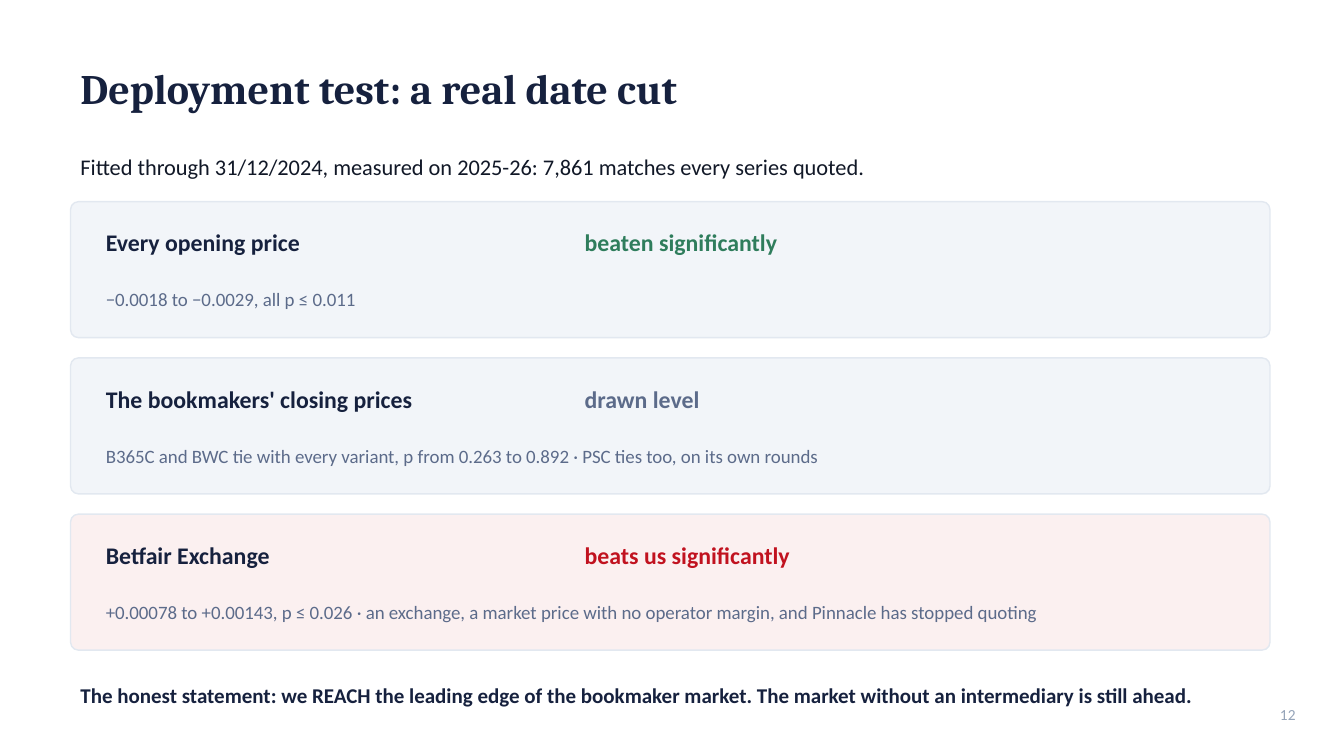
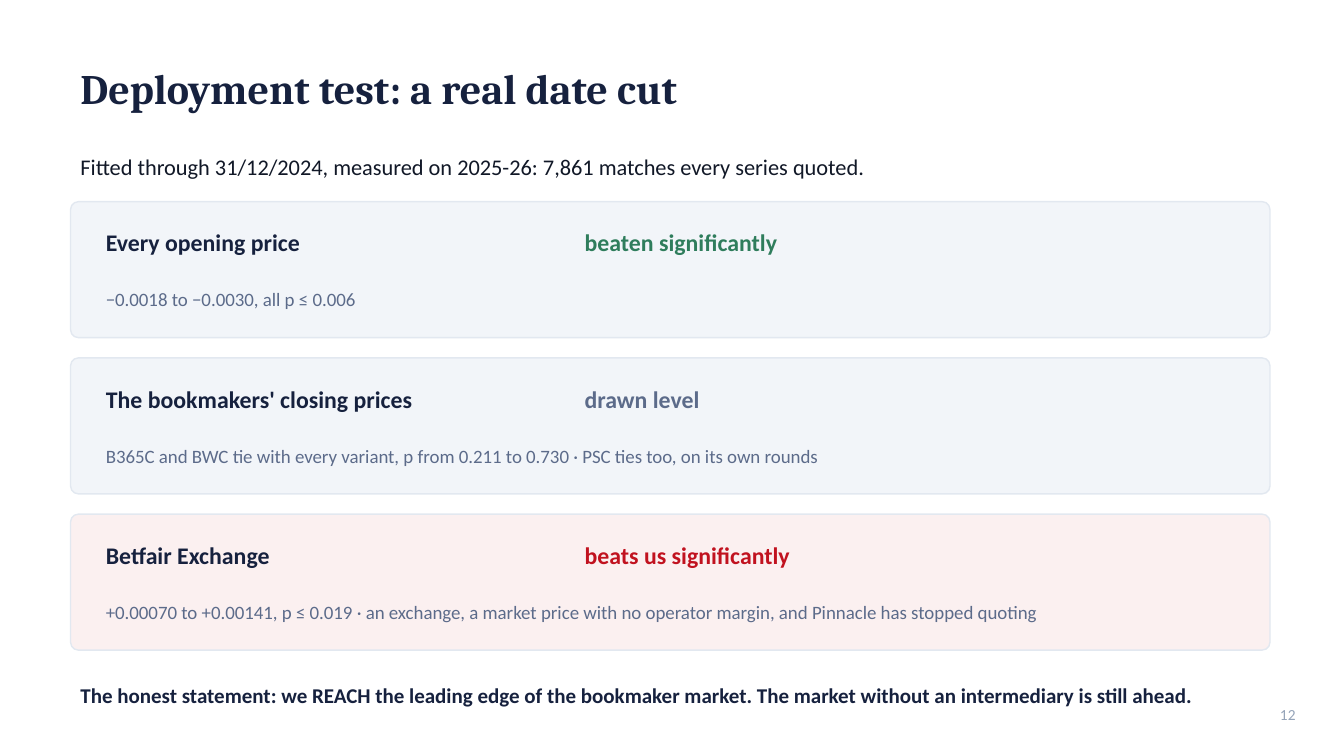
Before and after one commit to stefanos212/online-learning-betting-odds, a slide deck: slide 12 of docs/defense_presentation_short.pptx. Drawn at 1344x756 pixels with LibreOffice and Linux fonts; fonts in the diff are those of the drawing. Boxes give left, top, right and bottom in pixels: in the first picture for what was removed or moved away, otherwise in the second. Text is boxed around its words. In the diff, an @@ line names an element or a change of style, - is before the commit and + after.

```diff
--- a/docs/defense_presentation_short.pptx
+++ b/docs/defense_presentation_short.pptx
@@ text at (106,293,356,309): text changed @@
-−0.0018 to −0.0029, all p ≤ 0.011
+−0.0018 to −0.0030, all p ≤ 0.006
@@ text at (106,450,818,466): text changed @@
-B365C and BWC tie with every variant, p from 0.263 to 0.892 · PSC ties too, on its own rounds
+B365C and BWC tie with every variant, p from 0.211 to 0.730 · PSC ties too, on its own rounds
@@ text at (106,606,1037,622): text changed @@
-+0.00078 to +0.00143, p ≤ 0.026 · an exchange, a market price with no operator margin, and Pinnacle has stopped quoting
++0.00070 to +0.00141, p ≤ 0.019 · an exchange, a market price with no operator margin, and Pinnacle has stopped quoting
```
Also in this commit, not shown: 11 other slides changed, 1 slide added, 1 other file.
